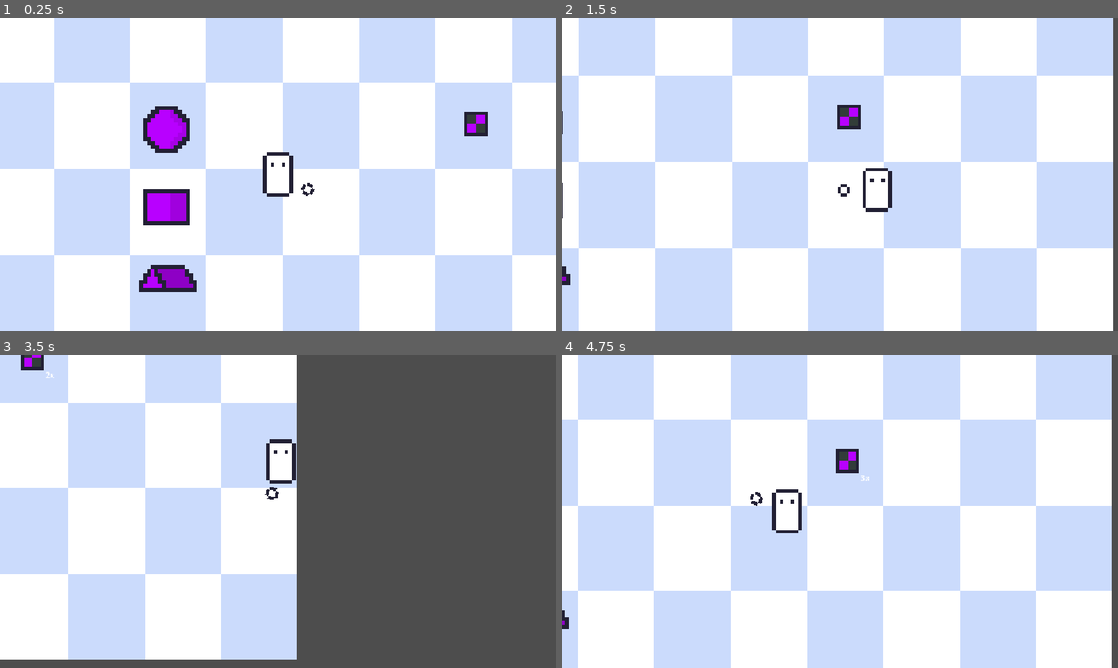
Above: before the commit, frames 1-4 (two rows, left to right).
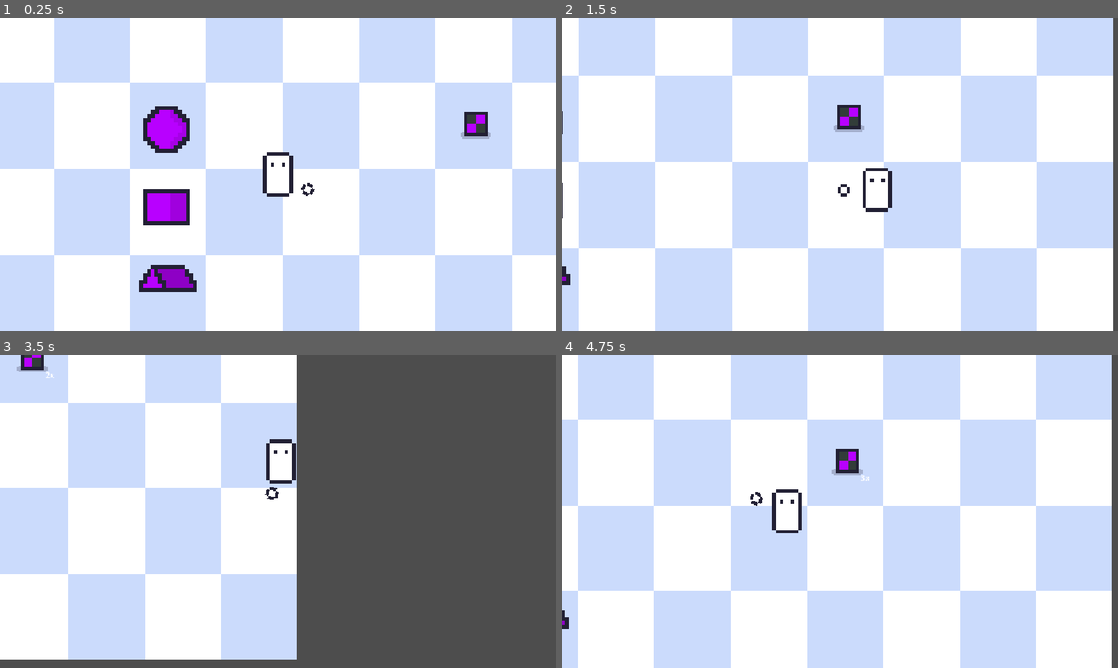
Above: after the commit, the same moments.

Repository: J-mikyas/Dreadmire
Game: Godot game, scene res://Assets/Scenes/Levels/Debug.tscn
Same seed, same stepped clock (60 frames per second), same inputs: the game is played once before the commit and once after it.
Inputs (mouse positions are in pixels of both pictures, inside the frame that each line leads up to):
- Up to frame 1 (0.25 s): no input
- Up to frame 2 (1.5 s): tap Enter at 0.5 s; move the mouse to (962, 158) at 0.52 s; hold D (right) 0.53-1.28 s; tap E at 0.6 s; move the mouse to (728, 190) at 1.27 s; hold S (down) from 1.28 s (still down); tap 0 at 1.35 s
- Up to frame 3 (3.5 s): move the mouse to (333, 442) at 2.02 s; release S (down) at 2.03 s; hold D (right) 2.03-2.78 s; tap E at 2.1 s; move the mouse to (250, 574) at 2.77 s; hold W (up) from 2.78 s (still down); tap 0 at 2.85 s
- Up to frame 4 (4.75 s): move the mouse to (1006, 558) at 3.52 s; release W (up) at 3.53 s; hold A (left) from 3.53 s (still down); tap E at 3.6 s; move the mouse to (673, 464) at 4.27 s; tap 0 at 4.35 s

The runs differ from the first frame. In frame 1, less than 0.1% of the frame differs, in the area x 82-89%, y 36-39%; in frame 2, less than 0.1%, in the area x 48-55%, y 34-37%; in frame 3, less than 0.1%; in frame 4, less than 0.1%.

Commit message:
Fix: Fix item merge conflict.

Diff:
--- a/Assets/Code/Objects/Items/Classes/world_item.gd
+++ b/Assets/Code/Objects/Items/Classes/world_item.gd
@@ -1,24 +1,27 @@
 class_name World_Item
 extends Item
 
-@onready var interact_key: Label = $Interact_Key
-@onready var amount_text: Label = $Amount
+@onready var interact_key: Label = $Visible/Interact_Key
+@onready var amount_text: Label = $Visible/Amount
+@onready var animation_player: AnimationPlayer = $AnimationPlayer
 @export var amount:int = 1
 
 var can_PickUp: bool = false
+
+func _ready() -> void:
+	update_amount()
 
 func PickUp():
 	Inventory.append_item({Item_Name:amount})
 	queue_free()
 
-
-func _on_body_entered(body: Node2D) -> void:
+func _on_proximity_prompt_radius_body_entered(body: Node2D) -> void:
 	if body is Player:
 		interact_key.text = "[E]"
 		interact_key.show()
 		can_PickUp = true
 
-func _on_body_exited(body: Node2D) -> void:
+func _on_proximity_prompt_radius_body_exited(body: Node2D) -> void:
 	if body is Player:
 		interact_key.hide()
 		can_PickUp = false
@@ -45,8 +48,8 @@
 	update_amount()
 
 func _on_merge_radius_area_entered(area: Area2D) -> void:
-	var other_item = area.get_parent()
+	var other_item = area.get_parent().get_parent()
 
-	if (other_item is World_Item) and (Item_Name == other_item.Item_Name):
+	if (other_item is World_Item) and (Item_Name == other_item.Item_Name) and not other_item.is_queued_for_deletion():
 		if get_instance_id() > other_item.get_instance_id():
 			merge(other_item)
--- a/Assets/Scenes/Objects/Classes/WorldItem.tscn
+++ b/Assets/Scenes/Objects/Classes/WorldItem.tscn
@@ -2,27 +2,71 @@
 
 [ext_resource type="Script" uid="uid://dxnmxk68oeppa" path="res://Assets/Code/Objects/Items/Classes/world_item.gd" id="1_jv65r"]
 
+[sub_resource type="CircleShape2D" id="CircleShape2D_nq0au"]
+radius = 97.0
+
 [sub_resource type="CircleShape2D" id="CircleShape2D_r7bme"]
 radius = 147.01361
 
-[sub_resource type="CircleShape2D" id="CircleShape2D_nq0au"]
-radius = 97.0
+[sub_resource type="Animation" id="Animation_jv65r"]
+length = 0.001
+tracks/0/type = "value"
+tracks/0/imported = false
+tracks/0/enabled = true
+tracks/0/path = NodePath("Visible:position")
+tracks/0/interp = 1
+tracks/0/loop_wrap = true
+tracks/0/keys = {
+"times": PackedFloat32Array(0),
+"transitions": PackedFloat32Array(1),
+"update": 0,
+"values": [Vector2(0, 0)]
+}
 
-[node name="WorldItem" type="Area2D" unique_id=1460217618]
+[sub_resource type="Animation" id="Animation_4k8nl"]
+resource_name = "Throw"
+tracks/0/type = "value"
+tracks/0/imported = false
+tracks/0/enabled = true
+tracks/0/path = NodePath("Visible:position")
+tracks/0/interp = 2
+tracks/0/loop_wrap = true
+tracks/0/keys = {
+"times": PackedFloat32Array(0, 0.4, 0.8666667),
+"transitions": PackedFloat32Array(1, 1, 1),
+"update": 0,
+"values": [Vector2(0, -25), Vector2(0, -50), Vector2(0, 0)]
+}
+
+[sub_resource type="AnimationLibrary" id="AnimationLibrary_kwb1n"]
+_data = {
+&"RESET": SubResource("Animation_jv65r"),
+&"Throw": SubResource("Animation_4k8nl")
+}
+
+[node name="WorldItem" type="Node2D" unique_id=543293487]
 script = ExtResource("1_jv65r")
 
-[node name="MergeRadius" type="Area2D" parent="." unique_id=1268233065]
+[node name="Shadow" type="Node2D" parent="." unique_id=967170786]
 
-[node name="CollisionShape2D" type="CollisionShape2D" parent="MergeRadius" unique_id=1044328971]
+[node name="Sprite2D" type="Sprite2D" parent="Shadow" unique_id=960242765]
+
+[node name="Visible" type="Node2D" parent="." unique_id=784536952]
+
+[node name="ProximityPromptRadius" type="Area2D" parent="Visible" unique_id=382190309]
+
+[node name="CollisionShape2D" type="CollisionShape2D" parent="Visible/ProximityPromptRadius" unique_id=1506731865]
+shape = SubResource("CircleShape2D_nq0au")
+
+[node name="MergeRadius" type="Area2D" parent="Visible" unique_id=1268233065]
+
+[node name="CollisionShape2D" type="CollisionShape2D" parent="Visible/MergeRadius" unique_id=1044328971]
 shape = SubResource("CircleShape2D_r7bme")
 
-[node name="CollisionShape2D" type="CollisionShape2D" parent="." unique_id=1506731865]
-shape = SubResource("CircleShape2D_nq0au")
-
-[node name="Sprite2D" type="Sprite2D" parent="." unique_id=799154367]
+[node name="ItemSprite2D" type="Sprite2D" parent="Visible" unique_id=799154367]
 y_sort_enabled = true
 
-[node name="Interact_Key" type="Label" parent="." unique_id=499975254]
+[node name="Interact_Key" type="Label" parent="Visible" unique_id=499975254]
 offset_left = -22.0
 offset_top = -75.0
 offset_right = 22.0
@@ -31,13 +75,16 @@
 theme_override_constants/outline_size = 11
 theme_override_font_sizes/font_size = 36
 
-[node name="Amount" type="Label" parent="." unique_id=1935895393]
+[node name="Amount" type="Label" parent="Visible" unique_id=1935895393]
 offset_left = 16.0
 offset_top = 23.0
 offset_right = 56.0
 offset_bottom = 46.0
 horizontal_alignment = 1
 
-[connection signal="body_entered" from="." to="." method="_on_body_entered"]
-[connection signal="body_exited" from="." to="." method="_on_body_exited"]
-[connection signal="area_entered" from="MergeRadius" to="." method="_on_merge_radius_area_entered"]
+[node name="AnimationPlayer" type="AnimationPlayer" parent="." unique_id=973349625]
+libraries/ = SubResource("AnimationLibrary_kwb1n")
+
+[connection signal="body_entered" from="Visible/ProximityPromptRadius" to="." method="_on_proximity_prompt_radius_body_entered"]
+[connection signal="body_exited" from="Visible/ProximityPromptRadius" to="." method="_on_proximity_prompt_radius_body_exited"]
+[connection signal="area_entered" from="Visible/MergeRadius" to="." method="_on_merge_radius_area_entered"]
--- a/Assets/Scenes/Tmp/test_item.tscn
+++ b/Assets/Scenes/Tmp/test_item.tscn
@@ -3,11 +3,18 @@
 [ext_resource type="Script" uid="uid://bi71ia8tflbuk" path="res://Assets/Code/Tmp/test_item.gd" id="1_nicve"]
 [ext_resource type="PackedScene" uid="uid://b7plv3gj4r1so" path="res://Assets/Scenes/Objects/Classes/WorldItem.tscn" id="1_wd636"]
 [ext_resource type="Texture2D" uid="uid://dqtqrbh5r3dsa" path="res://Assets/Sprites/Tmp/test_item.png" id="2_wd636"]
+[ext_resource type="Texture2D" uid="uid://2s5et0y1fgf5" path="res://Assets/Sprites/Misc/shadow.png" id="3_arfyp"]
 
 [node name="Test_Item" unique_id=1460217618 instance=ExtResource("1_wd636")]
 script = ExtResource("1_nicve")
 Item_Name = "Test_Item"
 
-[node name="Sprite2D" parent="." index="1" unique_id=799154367]
+[node name="Sprite2D" parent="Shadow" parent_id_path=PackedInt32Array(967170786) index="0" unique_id=960242765]
+modulate = Color(1, 1, 1, 0.23921569)
+position = Vector2(0, 19.000002)
+scale = Vector2(3.5, 3.5)
+texture = ExtResource("3_arfyp")
+
+[node name="ItemSprite2D" parent="Visible" parent_id_path=PackedInt32Array(784536952) index="2" unique_id=799154367]
 scale = Vector2(6.1218815, 6.1218815)
 texture = ExtResource("2_wd636")
Binary file added: Assets/Sprites/Misc/shadow.png
Not shown, added: Assets/Sprites/Misc/shadow.png.import
